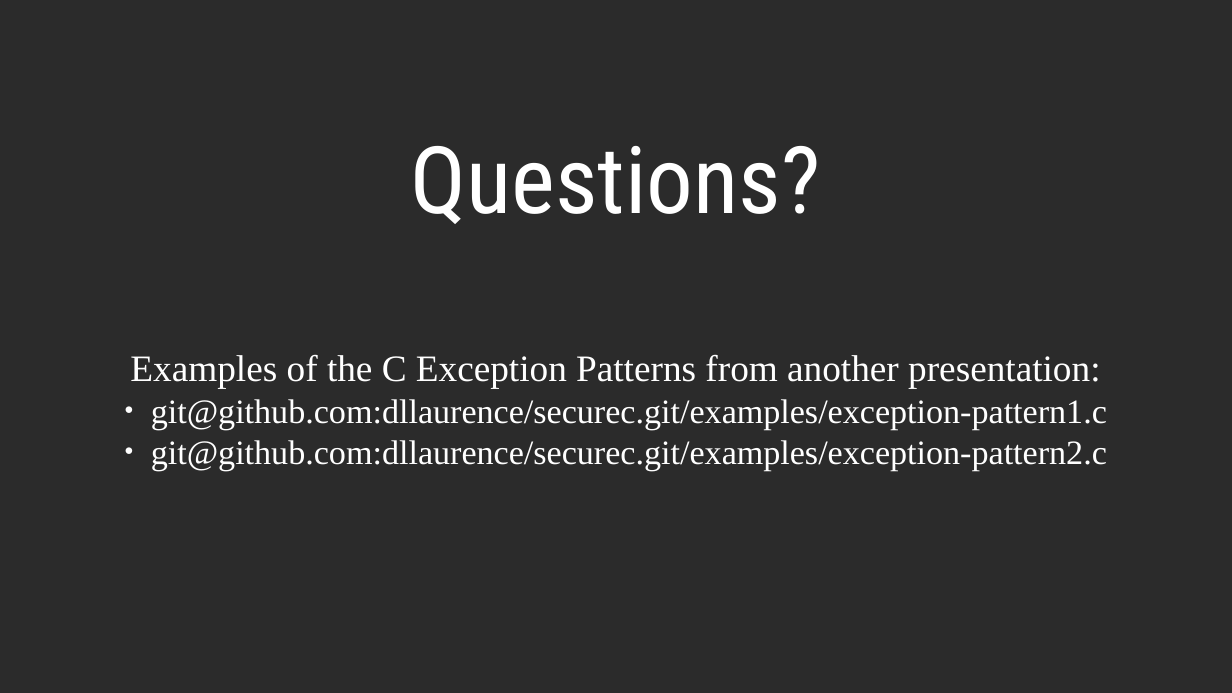
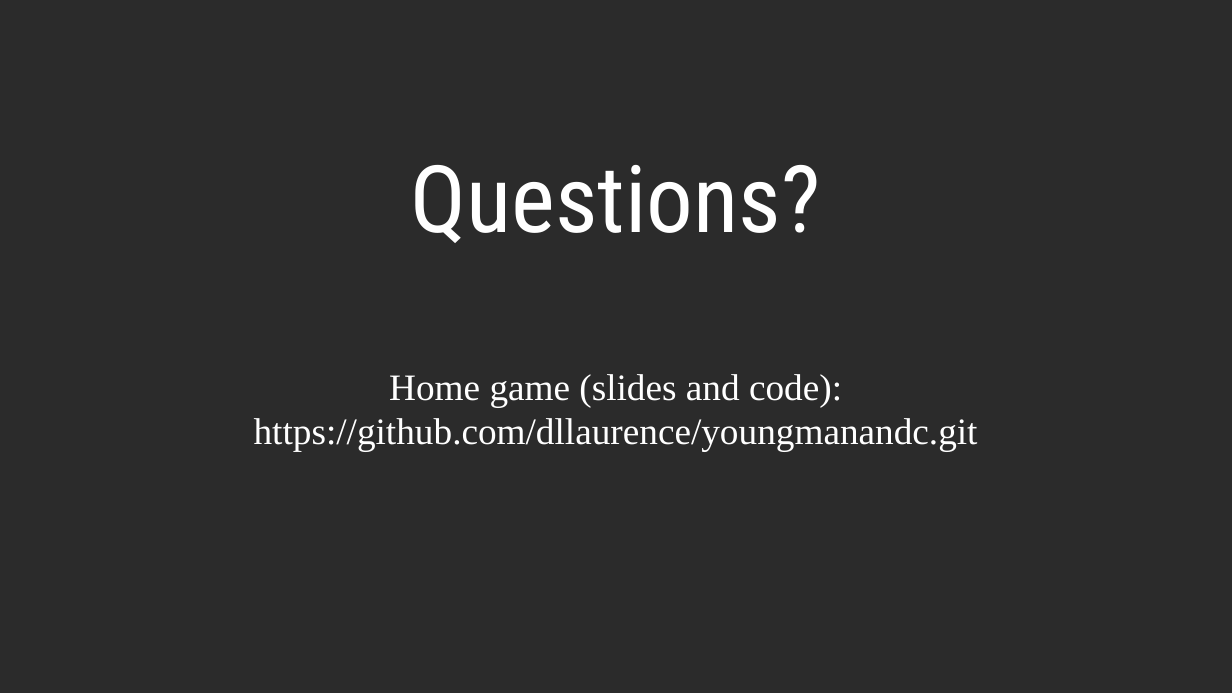
Before and after one commit to dllaurence/youngmanandc, a slide deck: slide 81 of 2020-youngmanandthec-scale.odp. Drawn at 1232x693 pixels with LibreOffice and Linux fonts; fonts in the diff are those of the drawing; background and template pictures are left out; a plain dark background stands for a picture behind light text. Boxes give left, top, right and bottom in pixels: in the first picture for what was removed or moved away, otherwise in the second. Text is boxed around its words. In the diff, an @@ line names an element or a change of style, - is before the commit and + after.

```diff
--- a/2020-youngmanandthec-scale.odp
+++ b/2020-youngmanandthec-scale.odp
@@ subtitle at (254,374,978,452): text changed; size 22 to 24 pt @@
-Examples of the C Exception Patterns from another presentation:
-● git@github.com:dllaurence/securec.git/examples/exception-pattern1.c
-● git@github.com:dllaurence/securec.git/examples/exception-pattern2.c
+Home game (slides and code):
+https://github.com/dllaurence/youngmanandc.git
```
Also in this commit, not shown: 16 other slides changed.
